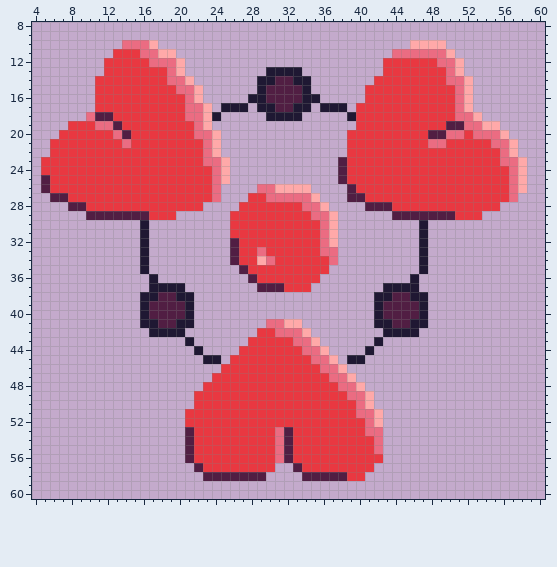
Pixel-art file, stored at src/assets/heart.ase. The picture above is the old version.
64x64 pixels, 1 frame. Shown: x 4..60, y 8..60.
New version:
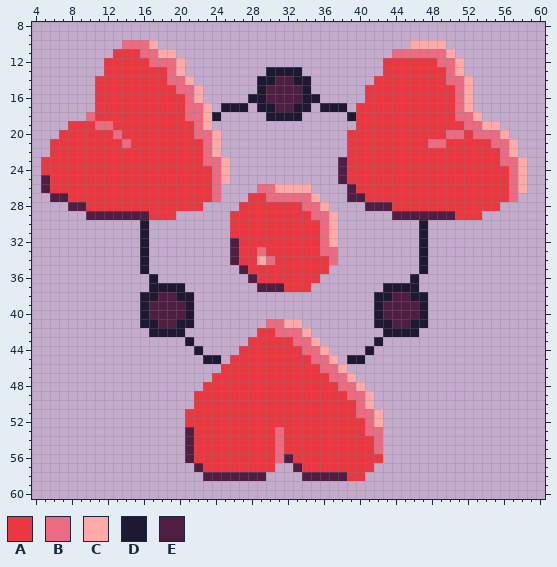
Palette (. is transparent): A #e93841  B #eb6c82  C #ffa9a9  D #1f1833  E #511e43
The exact change:
Layers "left", "bottom", "right":
The author changed colour E to colour A in row 18 at x 11 to 12; in row 19 at x 13 and 50 to 51; in row 20 at x 14 and 48 to 49; in rows 53 to 55 at x 32.
Boxes around the changes in both pictures, in picture pixels (x1, y1, x2, y2):
changed: (95, 112, 131, 139)
changed: (428, 121, 464, 139)
changed: (284, 427, 293, 454)
